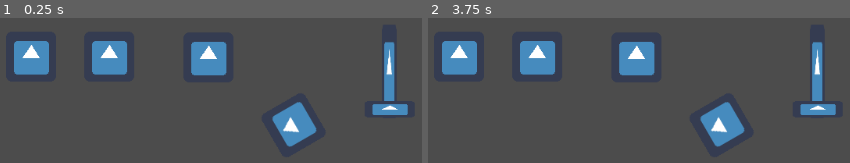
Above: before the commit, frames 1-2 (left to right).
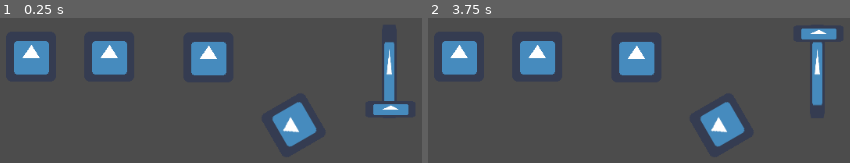
Above: after the commit, the same moments.

Repository: Tobybsmith/MileLowClub
Game: Godot game, scene res://Root.tscn
Two runs of this game, one before a commit and one after it. Both use one fixed random seed, a clock stepped at 60 frames per second and the inputs below. The engine's default icon, where the game draws it, is replaced by a stand-in: a white triangle on a blue panel in a dark square.
Inputs (mouse positions are in pixels of both pictures, inside the frame that each line leads up to):
- Up to frame 1 (0.25 s): no input
- Up to frame 2 (3.75 s): tap Enter at 0.5, 2, 3.5 s; move the mouse to (537, 57) at 0.52 s; click (537, 57) at 0.6 s; tap Space at 1.25, 2.75 s; move the mouse to (457, 57) at 1.27 s; click (457, 57) at 1.35 s; move the mouse to (634, 57) at 2.02 s; click (634, 57) at 2.1 s; move the mouse to (723, 125) at 2.77 s; click (723, 125) at 2.85 s; move the mouse to (816, 109) at 3.52 s; click (816, 109) at 3.6 s

The runs differ from the first frame. In frame 1, 0.1% of the frame differs, in the area x 88-97%, y 59-67%; in frame 2, 1.4%, in the area x 88-97%, y 6-67%.

Commit message:
Improved Slider

Diff:
--- a/src/Root.tscn
+++ b/src/Root.tscn
@@ -81,7 +81,7 @@
 texture = ExtResource( 1 )
 
 [node name="SliderKnob" type="CollisionShape2D" parent="SpriteManager/Slider"]
-position = Vector2( 22, 44 )
+position = Vector2( 23, 44 )
 shape = SubResource( 3 )
 __meta__ = {
 "_edit_group_": true
--- a/src/Scripts/Slider.gd
+++ b/src/Scripts/Slider.gd
@@ -1,6 +1,7 @@
 extends Node2D
 
 var start_pos = Vector2()
+var current_pos = Vector2()
 var start_rot
 
 var pos
@@ -14,22 +15,24 @@
 	start_pos = get_node("SliderKnob").global_position
 	set_process(false)
 
-func _on_SliderKnob_input_event(viewport, event, shape_idx):
+func _on_Slider_input_event(viewport, event, shape_idx):
 	if Input.is_action_just_pressed("click"):
-		start_pos = get_global_mouse_position()
+		start_pos = get_node("SliderKnob").global_position
+		print("START POS: " + str(start_pos))
 		set_process(true)
 
 func _process(delta):
-	pos = start_pos.y - get_global_mouse_position().y
+	pos = (get_global_mouse_position().y - start_pos.y)
 
 	if pos < min_pos:
 		pos = min_pos
 	elif pos > max_pos:
 		pos = max_pos
 
-	norm_pos = pos / max_pos
+	norm_pos = 1 - (pos / max_pos)
 
-	get_node("SliderKnob").global_position = Vector2(get_node("SliderKnob").global_position.x, pos);
+	get_node("SliderKnob").global_position.y = pos + max_pos
 
 	if Input.is_action_just_released("click"):
+		print("END POS: " + str(get_node("SliderKnob").global_position))
 		set_process(false)
